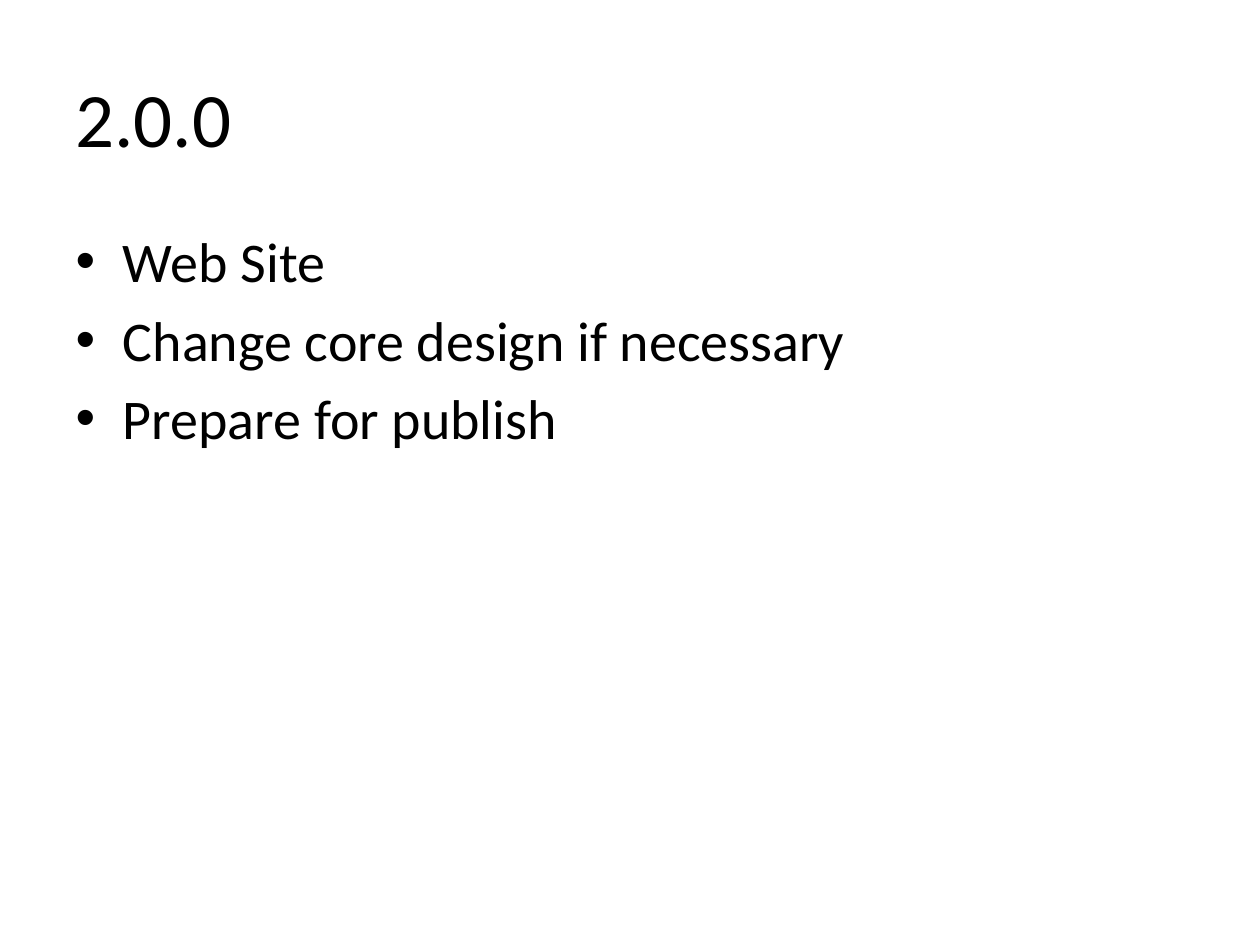
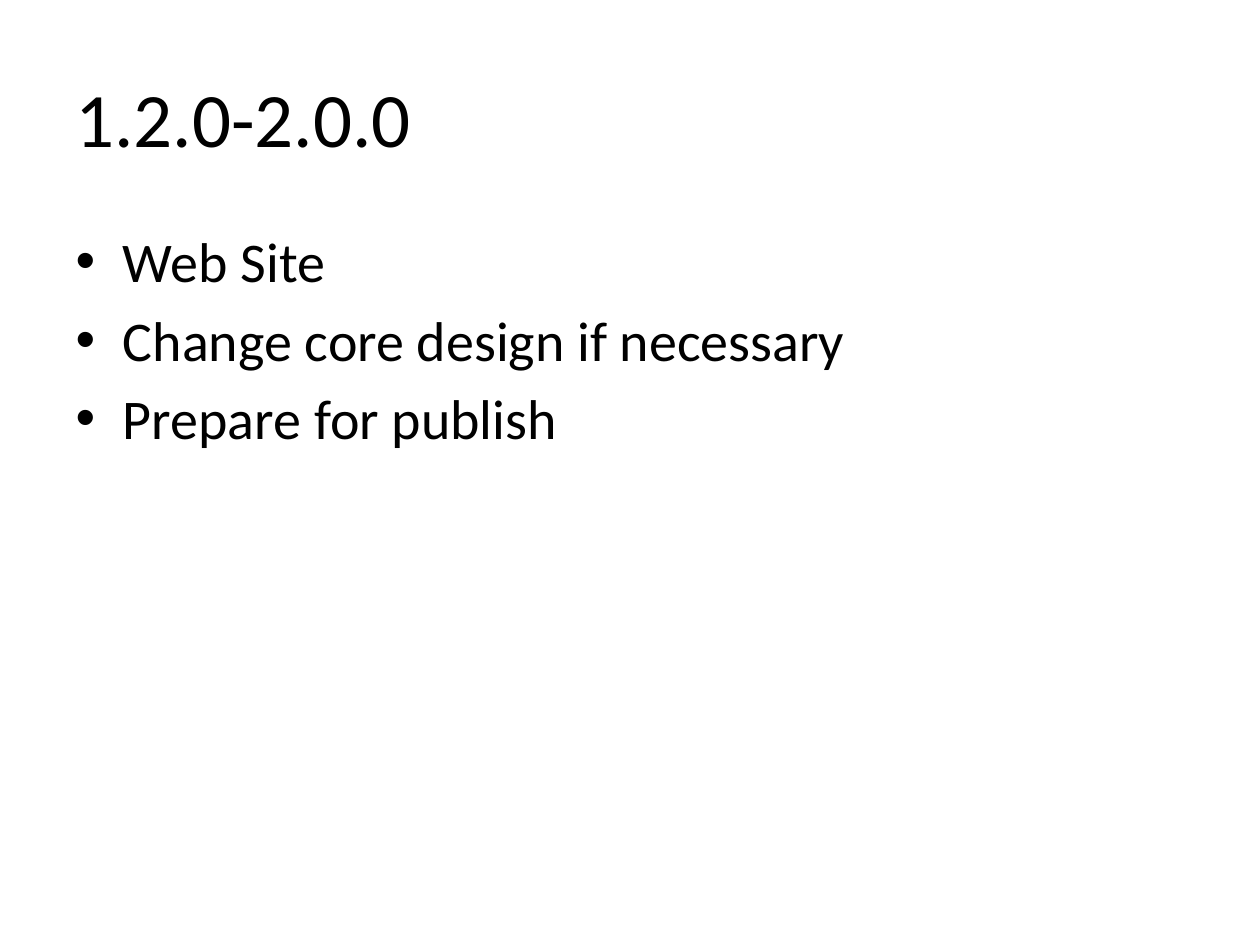
Before and after one commit to yankay/mobile-metrics, a slide deck: slide 14 of doc/mobile-metrics-proposal.pptx (slide 11 before the commit). Drawn at 1260x945 pixels with LibreOffice and Linux fonts; fonts in the diff are those of the drawing. Boxes give left, top, right and bottom in pixels: in the first picture for what was removed or moved away, otherwise in the second. Text is boxed around its words. In the diff, an @@ line names an element or a change of style, - is before the commit and + after.

```diff
--- a/doc/mobile-metrics-proposal.pptx
+++ b/doc/mobile-metrics-proposal.pptx
@@ title at <box>76,97,411,148</box>: text changed @@
-2.0.0
+1.2.0-2.0.0
```
Also in this commit, not shown: 3 other slides changed, 3 slides added.
